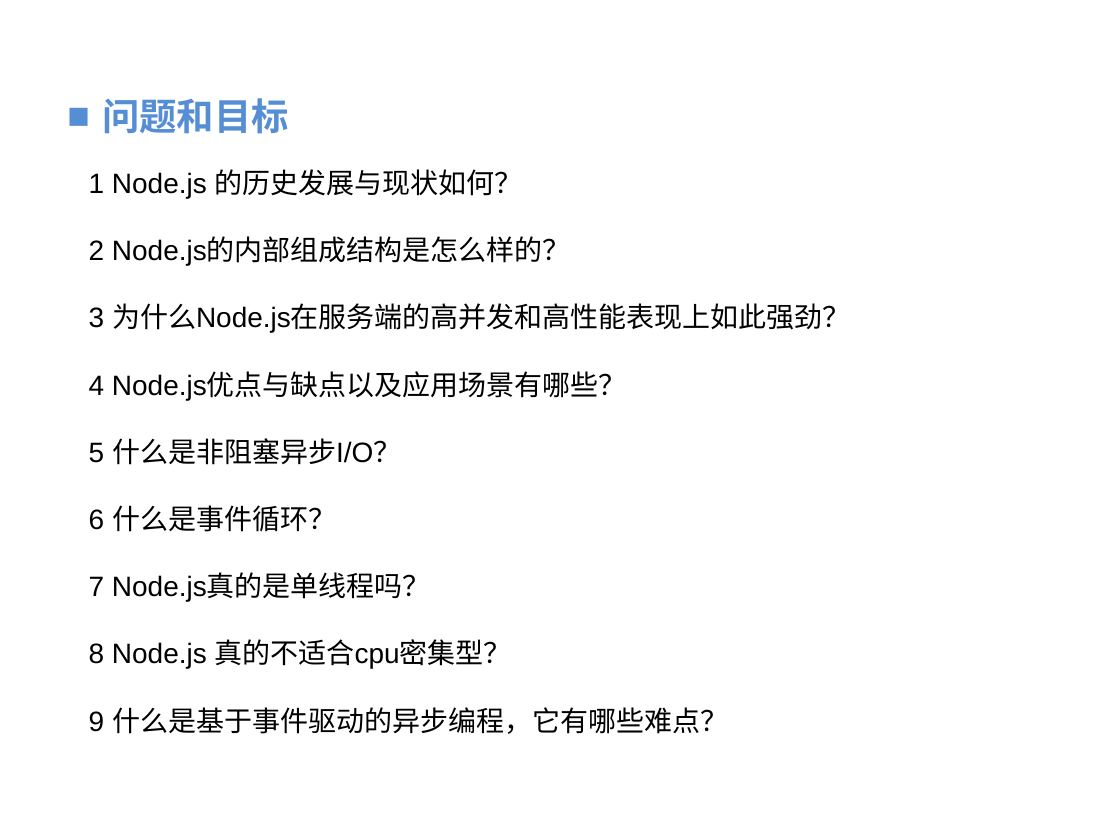
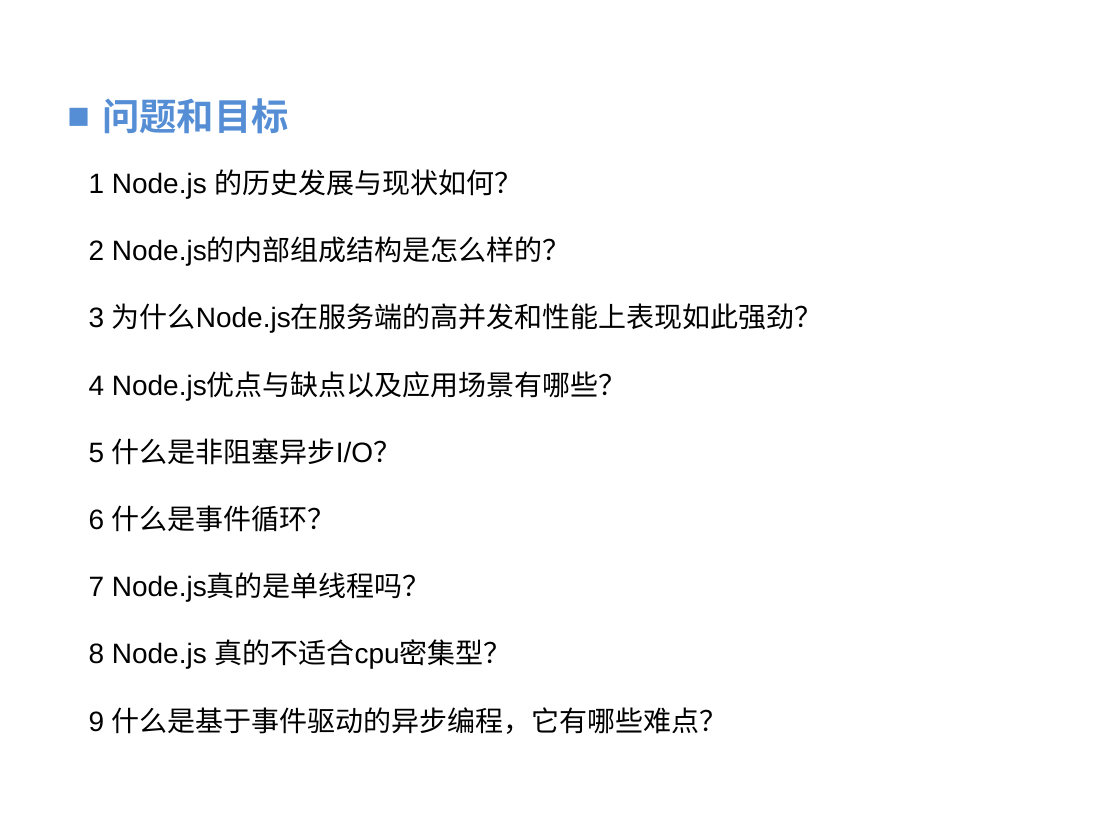
Before and after one commit to vaik/Documents, a slide deck: slide 3 of 我的分享/NodeJS基础概念理解.ppt. Drawn at 1120x840 pixels with LibreOffice and Linux fonts; fonts in the diff are those of the drawing; background and template pictures are left out. Boxes give left, top, right and bottom in pixels: in the first picture for what was removed or moved away, otherwise in the second. Text is boxed around its words. In the diff, an @@ line names an element or a change of style, - is before the commit and + after.

```diff
--- a/我的分享/NodeJS基础概念理解.ppt
+++ b/我的分享/NodeJS基础概念理解.ppt
@@ text at box(89, 303, 823, 333): text changed @@
-3 为什么Node.js在服务端的高并发和高性能表现上如此强劲？
+3 为什么Node.js在服务端的高并发和性能上表现如此强劲？
```
Also in this commit, not shown: 3 other slides changed, 3 slides added.
